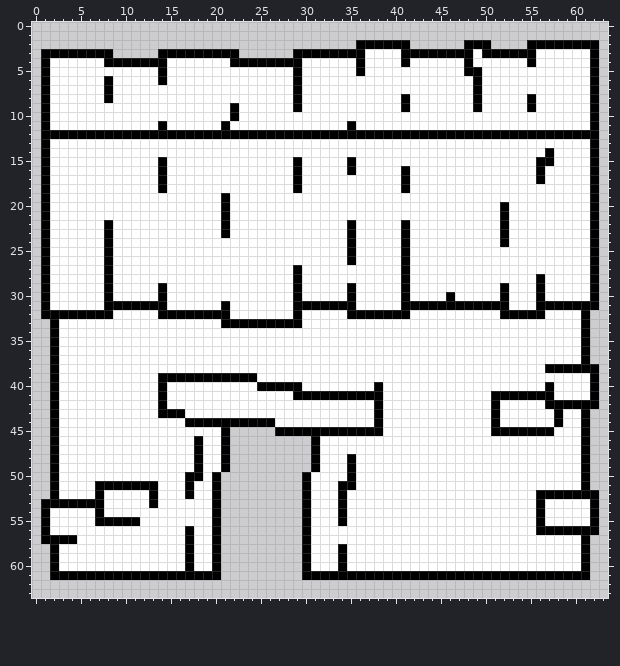
Edited in one commit: pixel-art sprite (res/Sprites/static/building01.png). The picture above was drawn from the file before the commit.
The file is 64x64 pixels.
The same view after the edit:
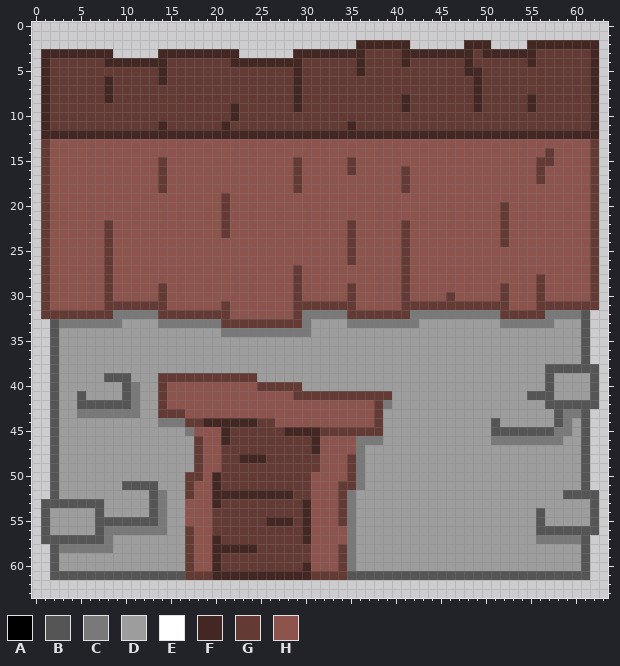
Palette (. is transparent): A #000000  B #555555  C #797979  D #9d9d9d  E #ffffff  F #432723  G #633a34  H #8d544d
From old to new:
Changed rows in their new state; - is an unchanged pixel.
first column x 1:
 2 -----------------------------------FFFFFF------FFF----FFFFFFFF
 3 FFFFFFFF-----FFFFFFFFF------FFFFFFFFGGGGFFFFFFFFGFFFFFFGGGGGGF
 4 FGGGGGGFFFFFFFGGGGGGGFFFFFFFFGGGGGGFGGGGFGGGGGGFGGGGGGFGGGGGGF
 5 FGGGGGGGGGGGGFGGGGGGGGGGGGGGFGGGGGGFGGGGGGGGGGGFFGGGGGGGGGGGGF
 6 FGGGGGGFGGGGGFGGGGGGGGGGGGGGFGGGGGGGGGGGGGGGGGGGFGGGGGGGGGGGGF
 7 FGGGGGGFGGGGGGGGGGGGGGGGGGGGFGGGGGGGGGGGGGGGGGGGFGGGGGGGGGGGGF
 8 FGGGGGGFGGGGGGGGGGGGGGGGGGGGFGGGGGGGGGGGFGGGGGGGFGGGGGFGGGGGGF
 9 FGGGGGGGGGGGGGGGGGGGGFGGGGGGFGGGGGGGGGGGFGGGGGGGFGGGGGFGGGGGGF
10 FGGGGGGGGGGGGGGGGGGGGFGGGGGGGGGGGGGGGGGGGGGGGGGGGGGGGGGGGGGGGF
11 FGGGGGGGGGGGGFGGGGGGFGGGGGGGGGGGGGFGGGGGGGGGGGGGGGGGGGGGGGGGGF
12 FFFFFFFFFFFFFFFFFFFFFFFFFFFFFFFFFFFFFFFFFFFFFFFFFFFFFFFFFFFFFF
13 GHHHHHHHHHHHHHHHHHHHHHHHHHHHHHHHHHHHHHHHHHHHHHHHHHHHHHHHHHHHHG
14 GHHHHHHHHHHHHHHHHHHHHHHHHHHHHHHHHHHHHHHHHHHHHHHHHHHHHHHHGHHHHG
15 GHHHHHHHHHHHHGHHHHHHHHHHHHHHGHHHHHGHHHHHHHHHHHHHHHHHHHHGGHHHHG
16 GHHHHHHHHHHHHGHHHHHHHHHHHHHHGHHHHHGHHHHHGHHHHHHHHHHHHHHGHHHHHG
17 GHHHHHHHHHHHHGHHHHHHHHHHHHHHGHHHHHHHHHHHGHHHHHHHHHHHHHHGHHHHHG
18 GHHHHHHHHHHHHGHHHHHHHHHHHHHHGHHHHHHHHHHHGHHHHHHHHHHHHHHHHHHHHG
19 GHHHHHHHHHHHHHHHHHHHGHHHHHHHHHHHHHHHHHHHHHHHHHHHHHHHHHHHHHHHHG
20 GHHHHHHHHHHHHHHHHHHHGHHHHHHHHHHHHHHHHHHHHHHHHHHHHHHGHHHHHHHHHG
21 GHHHHHHHHHHHHHHHHHHHGHHHHHHHHHHHHHHHHHHHHHHHHHHHHHHGHHHHHHHHHG
22 GHHHHHHGHHHHHHHHHHHHGHHHHHHHHHHHHHGHHHHHGHHHHHHHHHHGHHHHHHHHHG
23 GHHHHHHGHHHHHHHHHHHHGHHHHHHHHHHHHHGHHHHHGHHHHHHHHHHGHHHHHHHHHG
24 GHHHHHHGHHHHHHHHHHHHHHHHHHHHHHHHHHGHHHHHGHHHHHHHHHHGHHHHHHHHHG
25 GHHHHHHGHHHHHHHHHHHHHHHHHHHHHHHHHHGHHHHHGHHHHHHHHHHHHHHHHHHHHG
26 GHHHHHHGHHHHHHHHHHHHHHHHHHHHHHHHHHGHHHHHGHHHHHHHHHHHHHHHHHHHHG
27 GHHHHHHGHHHHHHHHHHHHHHHHHHHHGHHHHHHHHHHHGHHHHHHHHHHHHHHHHHHHHG
28 GHHHHHHGHHHHHHHHHHHHHHHHHHHHGHHHHHHHHHHHGHHHHHHHHHHHHHHGHHHHHG
29 GHHHHHHGHHHHHGHHHHHHHHHHHHHHGHHHHHGHHHHHGHHHHHHHHHHGHHHGHHHHHG
30 GHHHHHHGHHHHHGHHHHHHHHHHHHHHGHHHHHGHHHHHGHHHHGHHHHHGHHHGHHHHHG
31 GHHHHHHGGGGGGGHHHHHHGHHHHHHHGGGGGGGHHHHHGGGGGGGGGGGGHHHGGGGGGG
32 GGGGGGGGCCCCCGGGGGGGGHHHHHHHGCCCCCGGGGGGGCCCCCCCCCCGGGGGCCCCB-
33 -BCCCCCCCDDDDCCCCCCCGGGGGGGGGCDDDDCCCCCCCCDDDDDDDDDCCCCCCDDDB-
34 -BDDDDDDDDDDDDDDDDDDCCCCCCCCCCDDDDDDDDDDDDDDDDDDDDDDDDDDDDDDB-
35 -BDDDDDDDDDDDDDDDDDDDDDDDDDDDDDDDDDDDDDDDDDDDDDDDDDDDDDDDDDDB-
36 -BDDDDDDDDDDDDDDDDDDDDDDDDDDDDDDDDDDDDDDDDDDDDDDDDDDDDDDDDDDB-
37 -BDDDDDDDDDDDDDDDDDDDDDDDDDDDDDDDDDDDDDDDDDDDDDDDDDDDDDDDDDDB-
38 -BDDDDDDDDDDDDDDDDDDDDDDDDDDDDDDDDDDDDDDDDDDDDDDDDDDDDDDBBBBBB
39 -BDDDDDBBBDDDGGGGGGGGGGGDDDDDDDDDDDDDDDDDDDDDDDDDDDDDDDDBDDDDB
40 -BDDDDDDDBCDDGHHHHHHHHHHGGGGGDDDDDDDDDDDDDDDDDDDDDDDDDDDBDDDDB
41 -BDDBDDDDBCDDGHHHHHHHHHHHHHHGGGGGGGGGGGDDDDDDDDDDDDDDDBBBDDDDB
42 -BDDBBBBBBCDDGHHHHHHHHHHHHHHHHHHHHHHHGCDDDDDDDDDDDDDDDDDBBBBBB
43 -BDDCCCCCCCDDGGGHHHHHHHHHHHHHHHHHHHHHGDDDDDDDDDDDDDDDDDDDBCCB-
44 -BDDDDDDDDDDDCCCGGFFFFFFGGHHHHHHHHHHHGDDDDDDDDDDDDBDDDDDDBCDB-
45 -BDDDDDDDDDDDDDDCHHHFGGGGGGFFFFGGGGGGGDDDDDDDDDDDDBBBBBBBCCDB-
46 -BDDDDDDDDDDDDDDDGHHFGGGGGGGGGFHHHHCCCDDDDDDDDDDDDCCCCCCCCDDB-
47 -BDDDDDDDDDDDDDDDGHHGGGGGGGGGGFHHHHCDDDDDDDDDDDDDDDDDDDDDDDDB-
48 -BDDDDDDDDDDDDDDDGHHGGFFFGGGGGGHHHGCDDDDDDDDDDDDDDDDDDDDDDDDB-
49 -BDDDDDDDDDDDDDDDGHHGGGGGGGGGGGHHHGCDDDDDDDDDDDDDDDDDDDDDDDDB-
50 -BDDDDDDDDDDDDDDGGHFGGGGGGGGGGHHHHGCDDDDDDDDDDDDDDDDDDDDDDDDB-
51 -BDDDDDDDBBBBDDDGHHFGGGGGGGGGGHHHGGCDDDDDDDDDDDDDDDDDDDDDDDDB-
52 -BDDDDDDDDDDBCDDGHHFFFFFFFFFGGHHHGCDDDDDDDDDDDDDDDDDDDDDDDBBBB
53 BBBBBBBDDDDDBCDDHHHFGGGGGGGGGFHHHGCDDDDDDDDDDDDDDDDDDDDDDDDDDB
54 BDDDDDBDDDDDBCDDHHHGGGGGGGGGGFHHHGCDDDDDDDDDDDDDDDDDDDDBDDDDDB
55 BDDDDDBBBBBBBCDDHHHGGGGGGFFFGFHHHGCDDDDDDDDDDDDDDDDDDDDBDDDDDB
56 BDDDDDBCCCCCCCDDGHHGGGGGGGGGGFHHHHCDDDDDDDDDDDDDDDDDDDDBBBBBBB
57 BBBBBBBCDDDDDDDDGHHFGGGGGGGGGFHHHHCDDDDDDDDDDDDDDDDDDDDCCCCCB-
58 -BCCCCCCDDDDDDDDGHHFFFFFGGGGGGHHHGCDDDDDDDDDDDDDDDDDDDDDDDDDB-
59 -BDDDDDDDDDDDDDDGHHFGGGGGGGGGGHHHGCDDDDDDDDDDDDDDDDDDDDDDDDDB-
60 -BDDDDDDDDDDDDDDGHHFGGGGGGGGGFHHHGCDDDDDDDDDDDDDDDDDDDDDDDDDB-
61 -BBBBBBBBBBBBBBBGGGFFFFFFFFFFFGGGGBBBBBBBBBBBBBBBBBBBBBBBBBBB-
